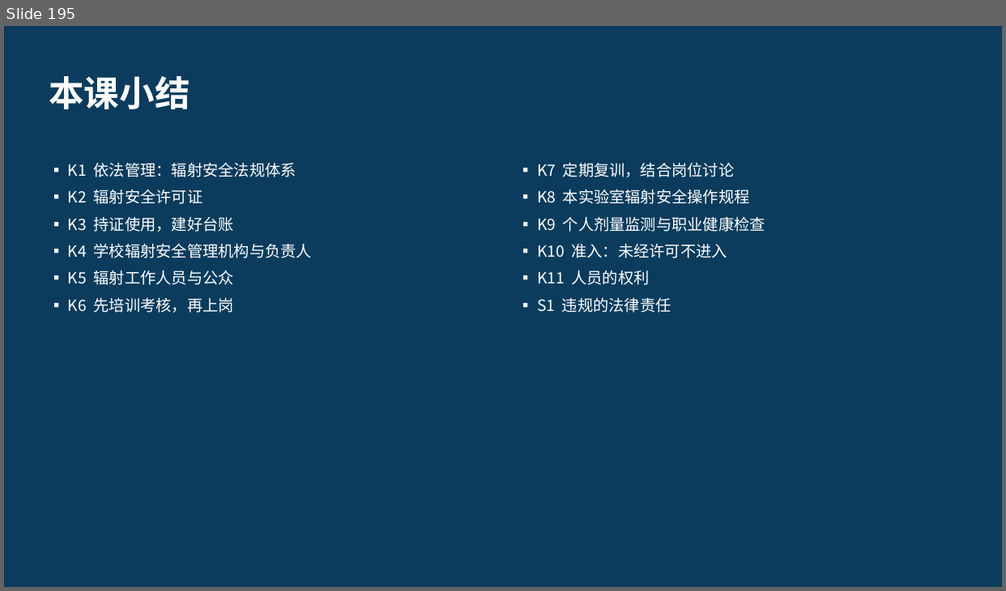
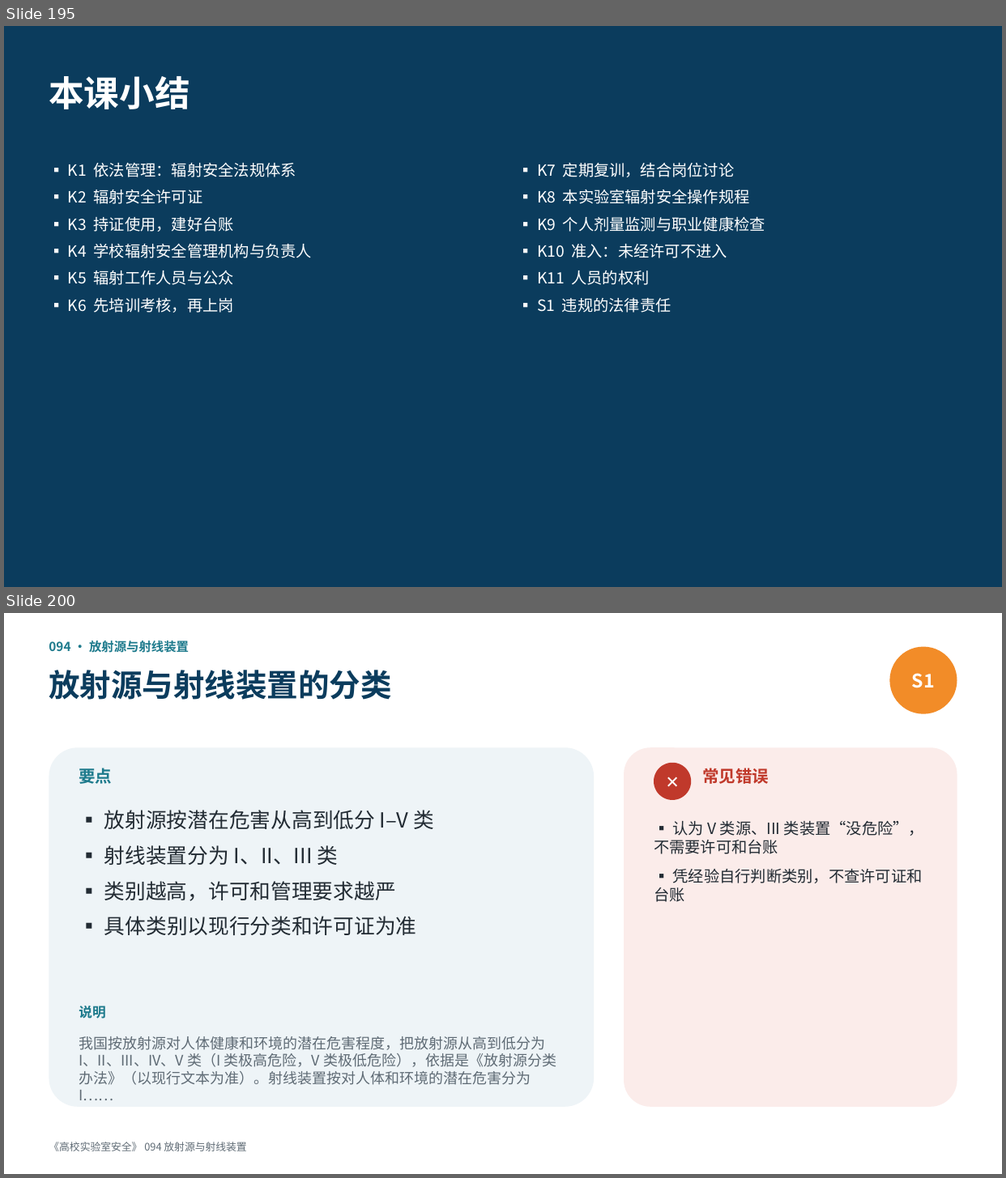
Before and after one commit to hanrongwx-max/videoyoutubo, a slide deck: course/高校实验室安全/课件/第7章_辐射安全.pptx. Shown one above the other, each under a label of ours: slide 195 before the commit, slides 195 and 200 after it; the slides between them are not shown. The pictures are 1006x591 and 1006x1178 pixels, drawn with LibreOffice and Linux fonts; fonts in the diff are those of the drawing. Boxes give left, top, right and bottom in pixels: in the first picture for what was removed or moved away, otherwise in the second. Text is boxed around its words. In the diff, an @@ line names an element or a change of style, - is before the commit and + after.

```diff
--- a/course/高校实验室安全/课件/第7章_辐射安全.pptx
+++ b/course/高校实验室安全/课件/第7章_辐射安全.pptx
@@ slide 200 added at [4,613,1002,1174], background #FFFFFF @@
@@ text added at [49,641,189,653], 12 pt, text #1D7A8C, bold @@
+094 · 放射源与射线装置
@@ ellipse added at [889,647,957,714], fill #F28C28, 18 pt, text #FFFFFF, bold @@
+S1
@@ text added at [49,670,391,700], 30 pt, text #0B3C5D, bold @@
+放射源与射线装置的分类
@@ rounded rectangle added at [49,747,594,1107], fill #EEF4F7 @@
@@ rounded rectangle added at [624,747,957,1107], fill #FBECEA @@
@@ text added at [79,768,112,784], 16 pt, text #1D7A8C, bold @@
+要点
@@ ellipse added at [654,763,691,800], fill #C0392B, 16 pt, text #FFFFFF, bold @@
+✕
@@ text added at [702,768,769,784], 16 pt, text #C0392B, bold @@
+常见错误
@@ text added at [104,810,434,935], 20 pt, text #222B33 @@
+▪ 放射源按潜在危害从高到低分 I–V 类
+▪ 射线装置分为 I、II、III 类
+▪ 类别越高，许可和管理要求越严
+▪ 具体类别以现行分类和许可证为准
@@ text added at [654,821,924,902], 15 pt, text #222B33 @@
+▪ 认为 V 类源、III 类装置“没危险”，不需要许可和台账
+▪ 凭经验自行判断类别，不查许可证和台账
@@ text added at [79,1006,105,1019], 13 pt, text #1D7A8C, bold @@
+说明
@@ text added at [79,1037,556,1085], 14 pt, text #5F6B75 @@
+我国按放射源对人体健康和环境的潜在危害程度，把放射源从高到低分为 I、II、III、IV、V 类（I 类极高危险，V 类极低危险），依据是《放射源分类办法》（以现行文本为准）。射线装置按对人体和环境的潜在危害分为 I……
@@ text added at [49,1142,246,1152], 10 pt, text #5F6B75 @@
+《高校实验室安全》 094 放射源与射线装置
```
Also in this commit, not shown: 20 other slides added, 2 other files.
